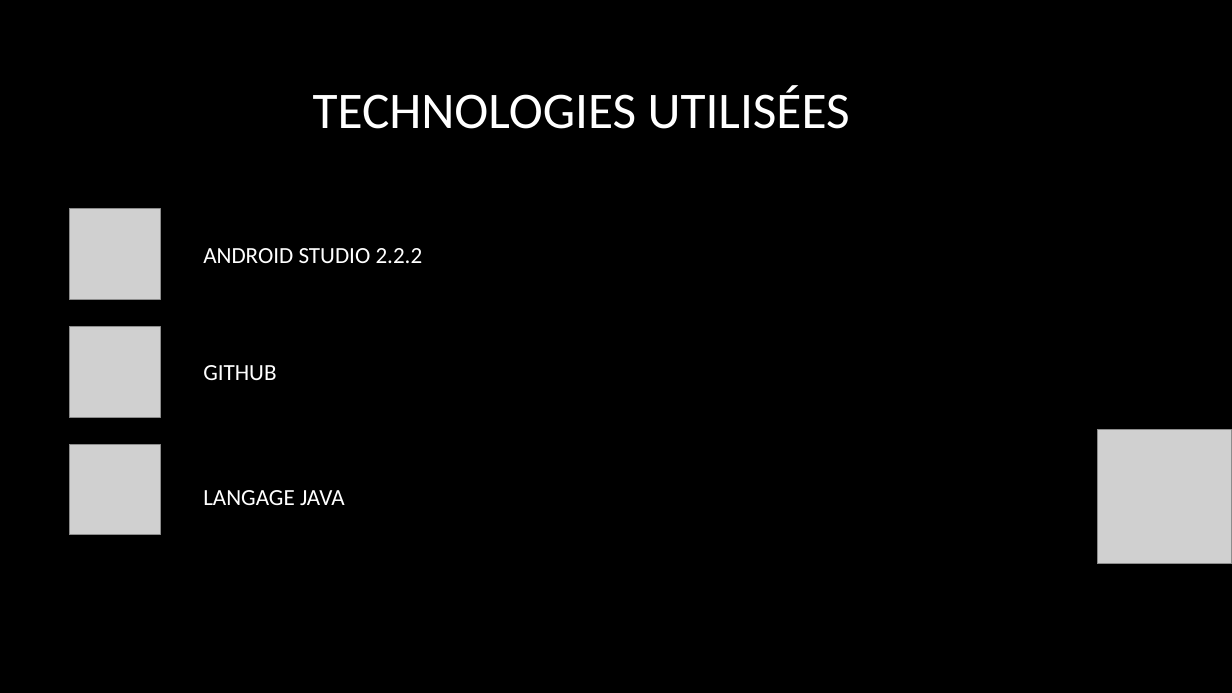
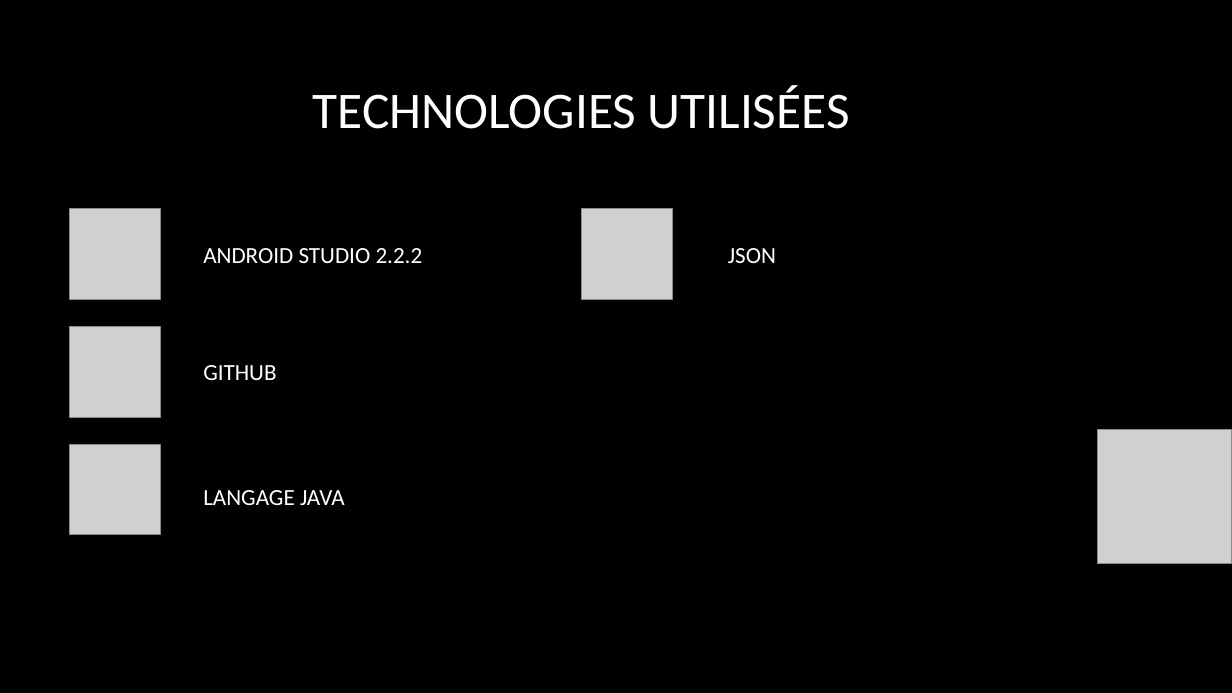
Before and after one commit to regfarad/mapsLibrary, a slide deck: slide 10 of PWP Presentation 1/Présentation_modifier.pptx. Drawn at 1232x693 pixels with LibreOffice and Linux fonts; fonts in the diff are those of the drawing; grey boxes stand for pictures; background and template pictures are left out. Boxes give left, top, right and bottom in pixels: in the first picture for what was removed or moved away, otherwise in the second. Text is boxed around its words. In the diff, an @@ line names an element or a change of style, - is before the commit and + after.

```diff
--- a/PWP Presentation 1/Présentation_modifier.pptx
+++ b/PWP Presentation 1/Présentation_modifier.pptx
@@ picture added at [581, 209, 672, 299] @@
@@ text added at [728, 248, 776, 263], 18 pt, text #FFFFFF @@
+JSON
```
Also in this commit, not shown: 6 other slides changed, 2 other files.
